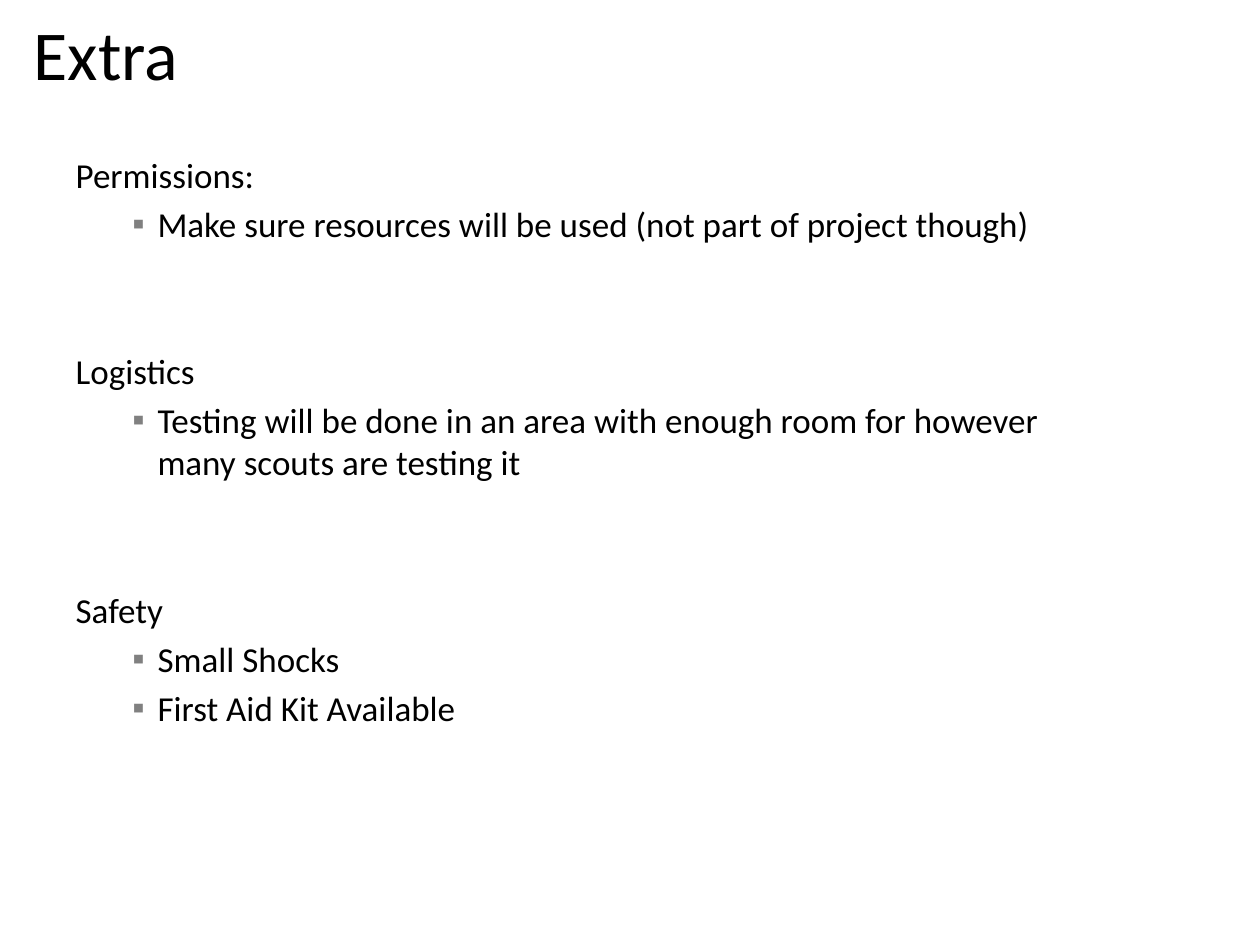
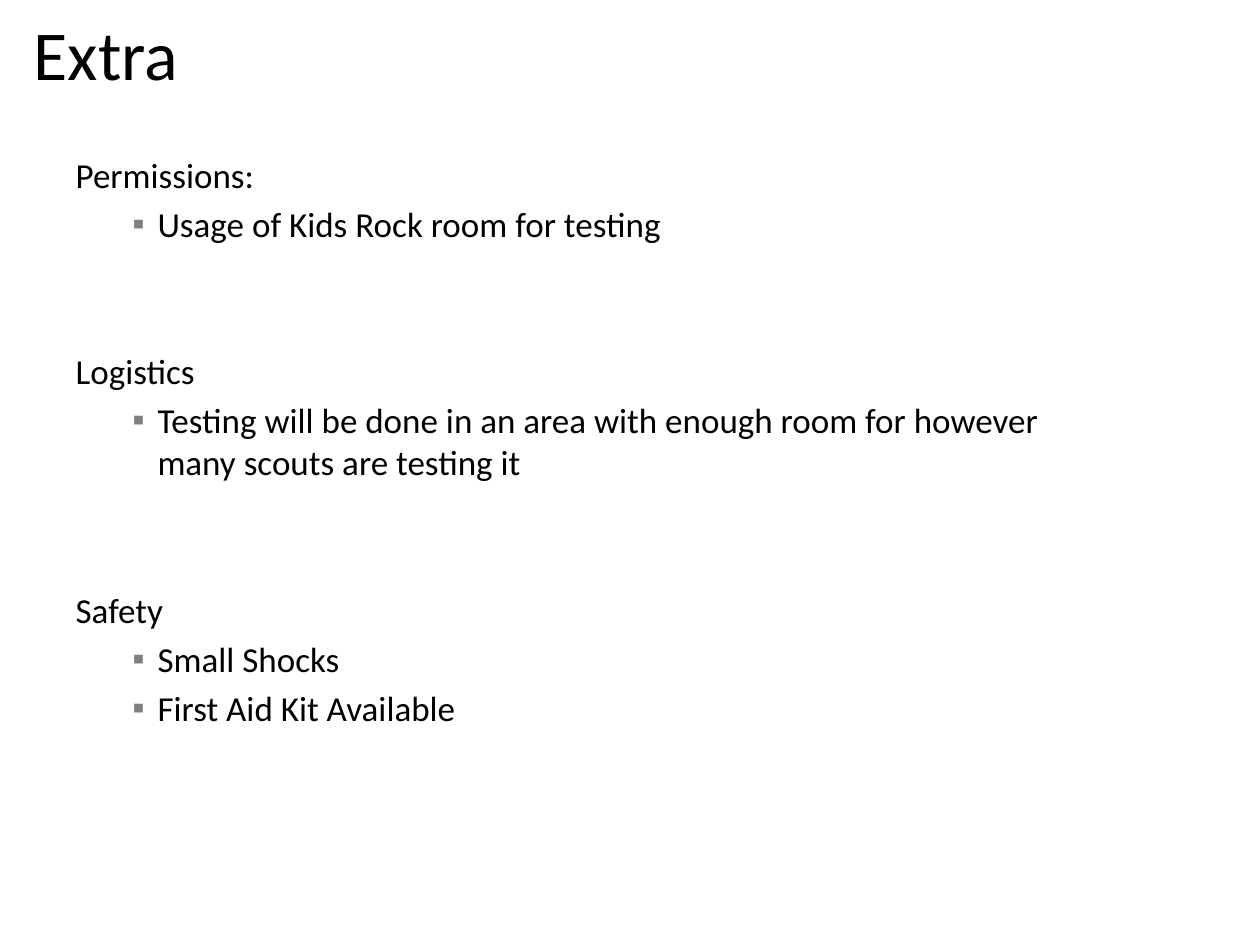
Before and after one commit to AustinMotz/EagleProject, a slide deck: slide 10 of Workbook/Proposal Power Point.pptx. Drawn at 1260x945 pixels with LibreOffice and Linux fonts; fonts in the diff are those of the drawing; background and template pictures are left out. Boxes give left, top, right and bottom in pixels: in the first picture for what was removed or moved away, otherwise in the second. Text is boxed around its words. In the diff, an @@ line names an element or a change of style, - is before the commit and + after.

```diff
--- a/Workbook/Proposal Power Point.pptx
+++ b/Workbook/Proposal Power Point.pptx
@@ text at (158,212,661,243): text changed @@
-    ▪ Make sure resources will be used (not part of project though)
+    ▪ Usage of Kids Rock room for testing
```
Also in this commit, not shown: 1 other slide changed, 1 slide removed, 1 other file.
